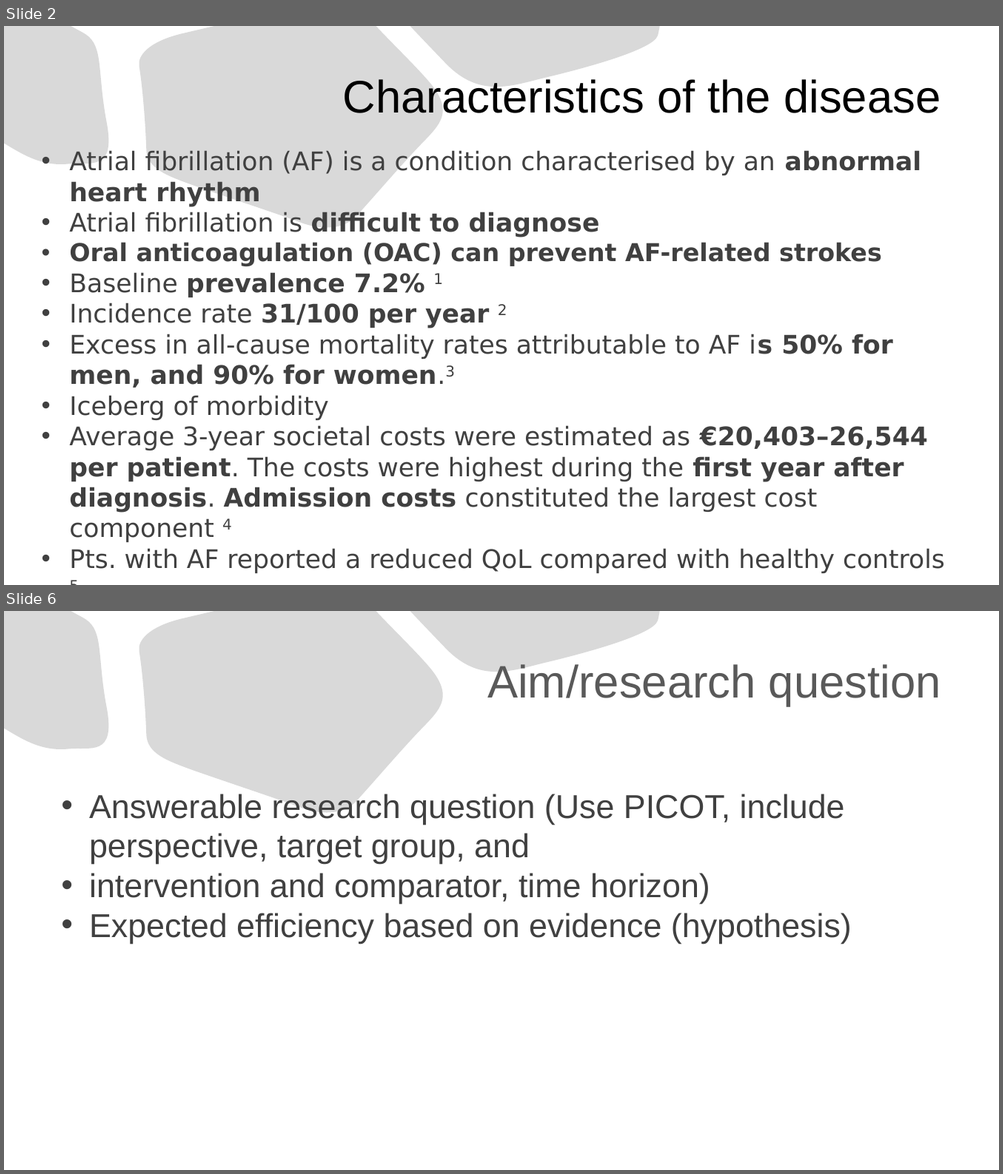
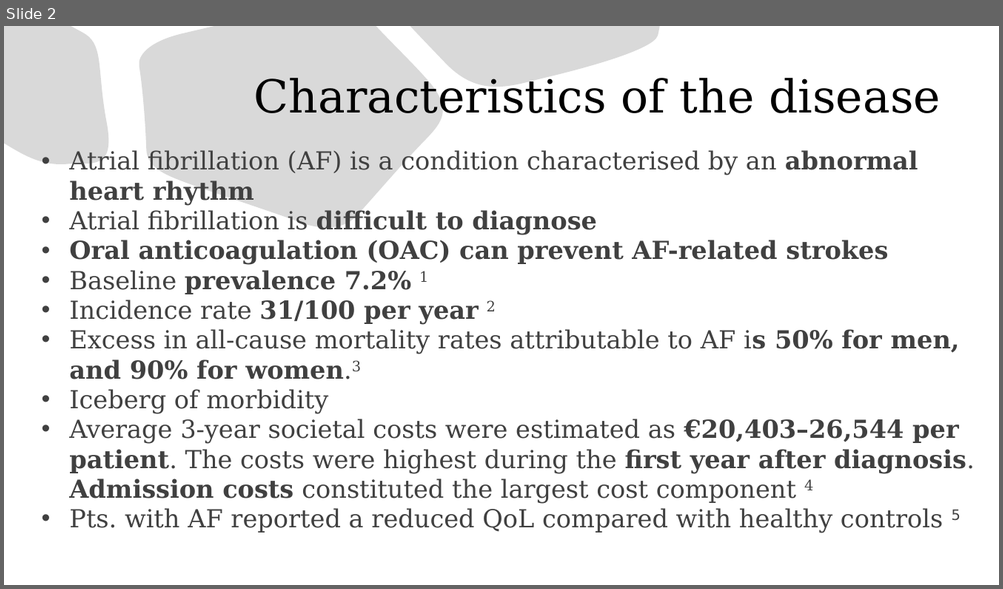
Before and after one commit to kostadinoff/SMU_seminar_in_economic-_evaluation_in_Healthcare, a slide deck: group_assigment/group_assigment.pptx. Shown one above the other, each under a label of ours: slides 2 and 6 before the commit, slide 2 after it; the slides between them are not shown. The pictures are 1003x1174 and 1003x589 pixels, drawn with LibreOffice and Linux fonts; fonts in the diff are those of the drawing. Boxes give left, top, right and bottom in pixels: in the first picture for what was removed or moved away, otherwise in the second. Text is boxed around its words. In the diff, an @@ line names an element or a change of style, - is before the commit and + after.

Commit message:
modified:   README.md 	new file:   group_assigment/.$af.drawio.bkp 	modified:   group_assigment/af.drawio 	new file:   group_assigment/af.drawio.png 	new file:   group_assigment/af.drawio.svg 	modified:   group_assigment/af.png 	modified:   group_assigment/group_assigment.pptx 	new file:   group_assigment/markov.drawio 	new file:   group_assigment/markov.png 	new file:   lectures/08.md

```diff
--- a/group_assigment/group_assigment.pptx
+++ b/group_assigment/group_assigment.pptx
@@ slide 6 removed at (4, 611, 999, 1170), background #FFFFFF; not listed: 3 template elements that a slide beside it also shows @@
@@ title removed at (487, 664, 941, 706) @@
-Aim/research question
@@ text removed at (89, 794, 851, 944) @@
-• Answerable research question (Use PICOT, include perspective, target group, and
-• intervention and comparator, time horizon)
-• Expected efficiency based on evidence (hypothesis)
@@ slide 2 changed as well @@
@@ title "Characteristics of the disease" at (254, 78, 940, 113): font Arial to DejaVu Serif @@
@@ text "Atrial fibrillation (AF) is a ..." at (69, 150, 974, 534): size 24.7 to 24 pt, font DejaVu Sans to DejaVu Serif; size 23.8 to 24 pt in "Oral anticoagulation (OAC) can prevent AF-related strokes" @@
```
Also in this commit, not shown: 5 other slides changed, 7 slides added, 6 other slides removed, 9 other files.
